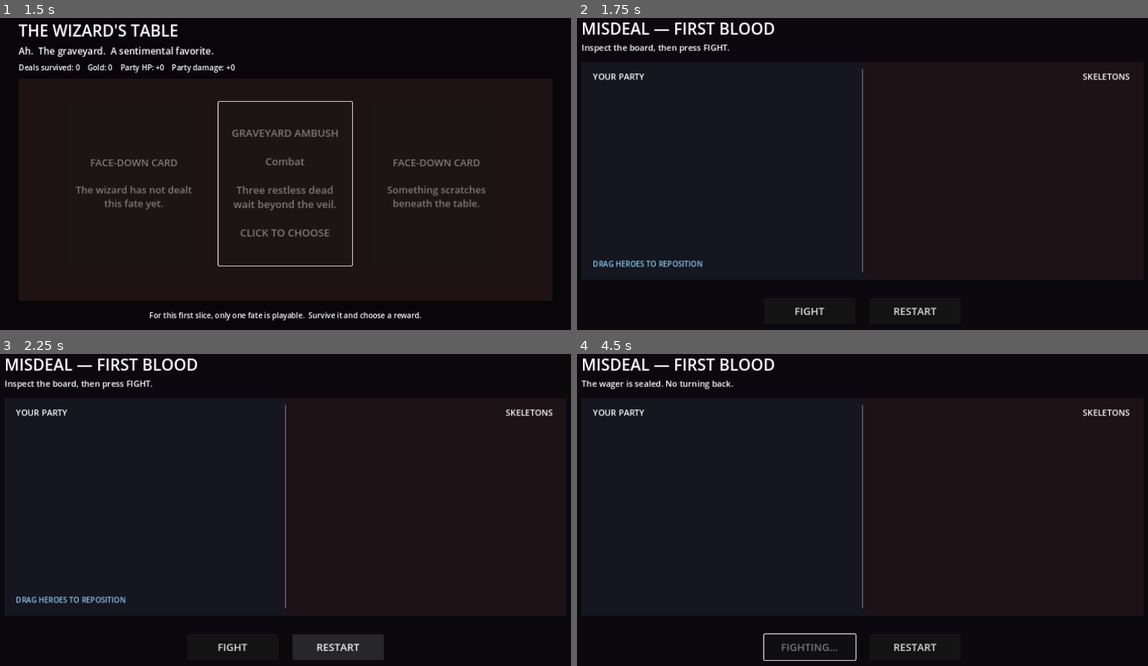
Above: before the commit, frames 1-4 (two rows, left to right).
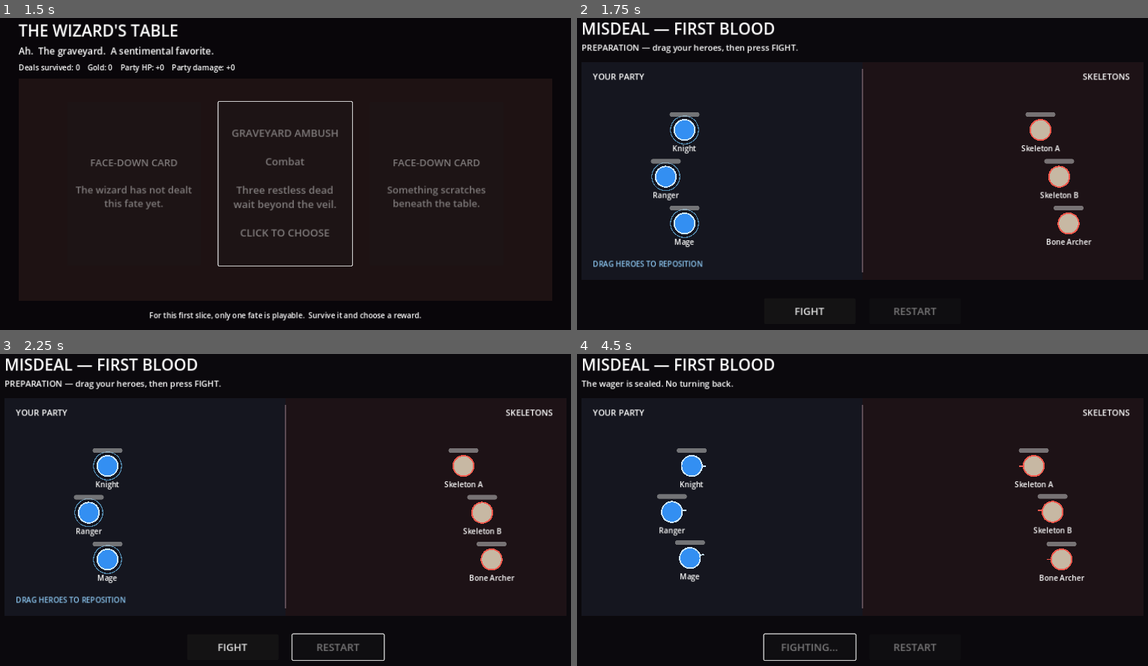
Above: after the commit, the same moments.

Repository: zampolit73/Misdeal
Game: Godot game, scene res://scenes/main/main.tscn
Two runs of this game, one before a commit and one after it. Both use one fixed random seed, a clock stepped at 60 frames per second and the inputs below.
Inputs (mouse positions are in pixels of both pictures, inside the frame that each line leads up to):
- Up to frame 1 (1.5 s): click "ENTER THE GAME" at 0.5 s; click "GRAVEYARD AMBUSH Combat Three…" at 1.25 s
- Up to frame 2 (1.75 s): no input
- Up to frame 3 (2.25 s): click (336, 647) at 2 s, where only the run before the commit has a clickable "RESTART"
- Up to frame 4 (4.5 s): click (913, 647) at 2.75 s, where only the run before the commit has a clickable "RESTART"; click (913, 647) at 3.5 s, where only the run before the commit has a clickable "RESTART"; click "FIGHT" at 4.25 s

Frame 1 is identical in both runs. In frame 2, 3.0% of the frame differs, in the area x 1-91%, y 8-96%; in frame 3, 3.2%, in the area x 1-91%, y 8-99%; in frame 4, 2.3%.
Error before the commit: Invalid access to property or key 'pressed' on a base object of type 'null instance'. (res://scripts/battle/battle.gd:28)

Commit message:
Add post-battle continue action

Diff:
--- a/scenes/battle/battle.tscn
+++ b/scenes/battle/battle.tscn
@@ -119,6 +119,15 @@
 theme_override_font_sizes/font_size = 22
 text = "RESTART"
 
+[node name="ContinueButton" type="Button" parent="."]
+visible = false
+offset_left = 880.0
+offset_top = 625.0
+offset_right = 1100.0
+offset_bottom = 680.0
+theme_override_font_sizes/font_size = 20
+text = "CONTINUE"
+
 [node name="Result" type="Label" parent="."]
 mouse_filter = 2
 visible = false
